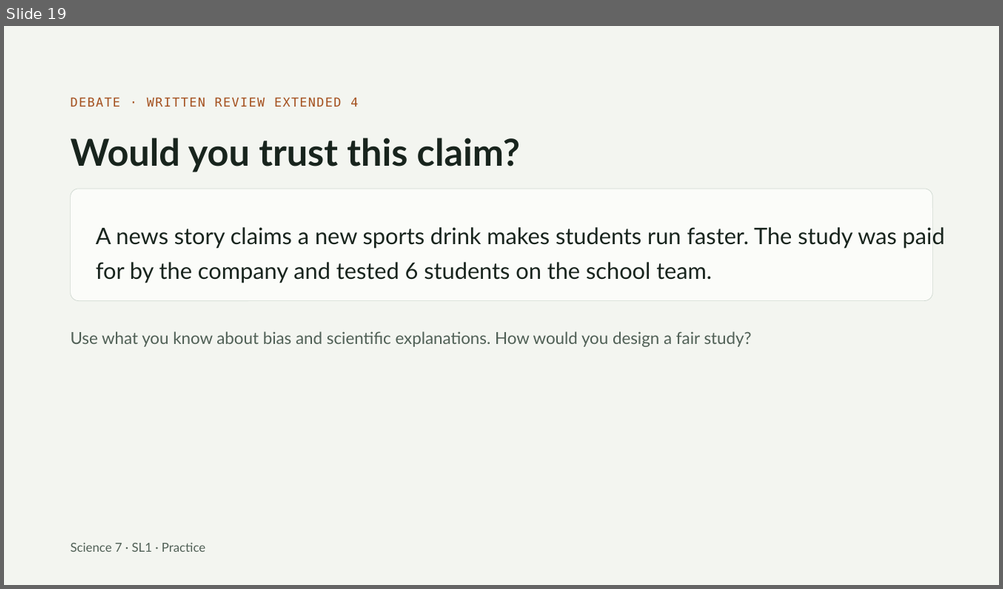
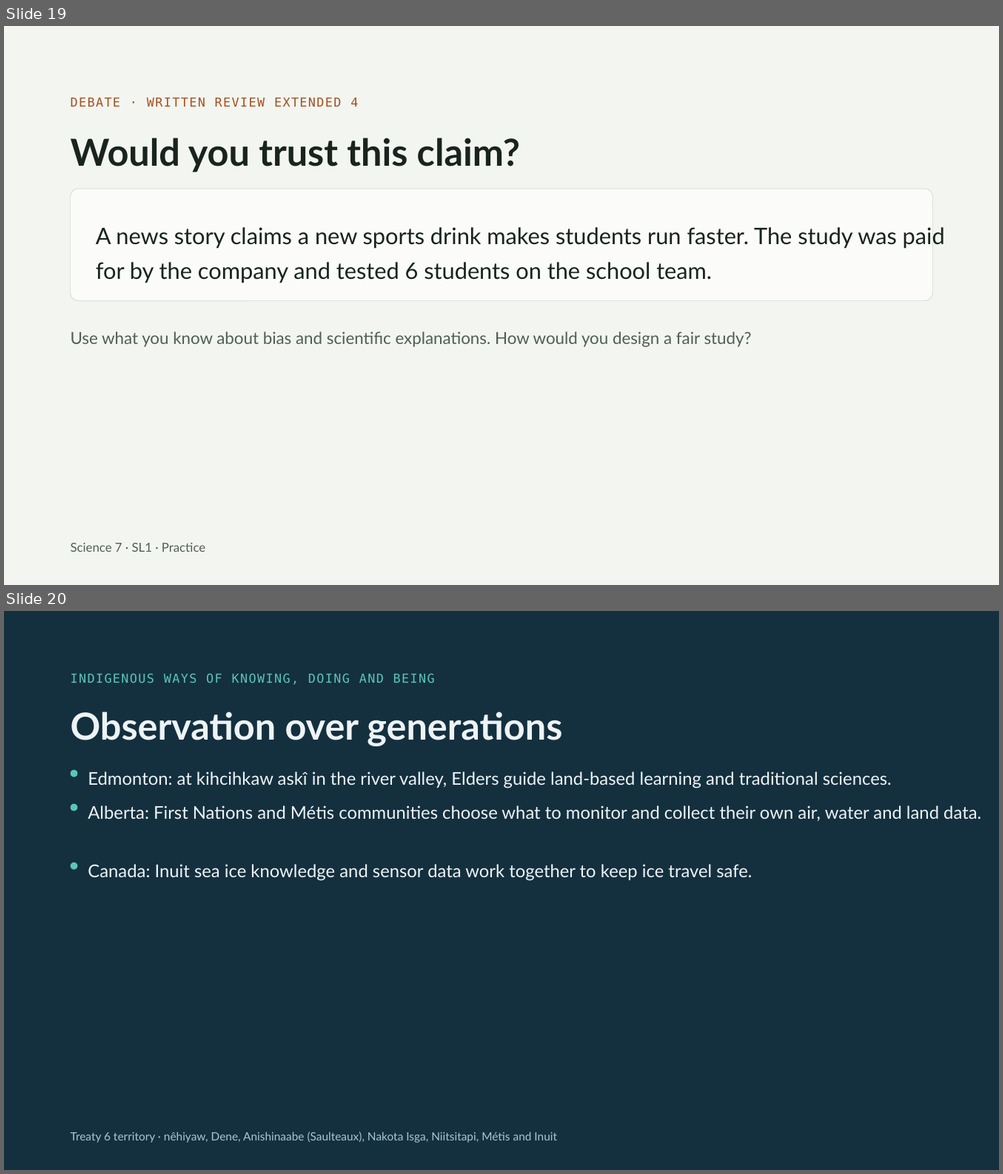
Before and after one commit to cebren/science-labs, a slide deck: science-starter-pack/slides/grade-7/data-detective-slides/data-detective-slides.pptx. Shown one above the other, each under a label of ours: slide 19 before the commit, slides 19 and 20 after it. The pictures are 1003x589 and 1003x1174 pixels, drawn with LibreOffice and Linux fonts; fonts in the diff are those of the drawing. Boxes give left, top, right and bottom in pixels: in the first picture for what was removed or moved away, otherwise in the second. Text is boxed around its words. In the diff, an @@ line names an element or a change of style, - is before the commit and + after.

```diff
--- a/science-starter-pack/slides/grade-7/data-detective-slides/data-detective-slides.pptx
+++ b/science-starter-pack/slides/grade-7/data-detective-slides/data-detective-slides.pptx
@@ slide 20 added at [4,611,999,1170], background #14303F @@
@@ text added at [71,673,435,684], 12 pt, text #5CC4B8 @@
+INDIGENOUS WAYS OF KNOWING, DOING AND BEING
@@ text added at [71,712,562,746], 36 pt, text #EEF3F5, bold @@
+Observation over generations
@@ rounded rectangle added at [71,770,78,777], fill #5CC4B8 @@
@@ text added at [88,772,891,789], 17 pt, text #EEF3F5 @@
+Edmonton: at kihcihkaw askî in the river valley, Elders guide land-based learning and traditional sciences.
@@ rounded rectangle added at [71,804,78,812], fill #5CC4B8 @@
@@ text added at [88,806,981,821], 17 pt, text #EEF3F5 @@
+Alberta: First Nations and Métis communities choose what to monitor and collect their own air, water and land data.
@@ rounded rectangle added at [71,863,78,870], fill #5CC4B8 @@
@@ text added at [88,864,751,881], 17 pt, text #EEF3F5 @@
+Canada: Inuit sea ice knowledge and sensor data work together to keep ice travel safe.
@@ text added at [71,1132,557,1143], 11 pt, text #A9C6D3 @@
+Treaty 6 territory · nêhiyaw, Dene, Anishinaabe (Saulteaux), Nakota Isga, Niitsitapi, Métis and Inuit
```
Also in this commit, not shown: 11 other files.
